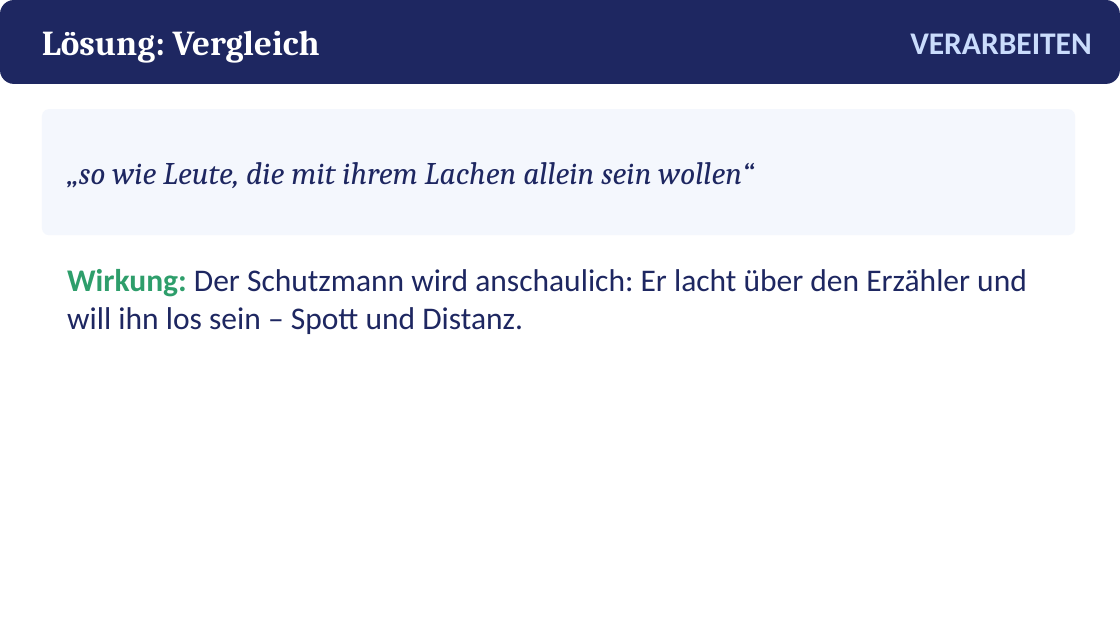
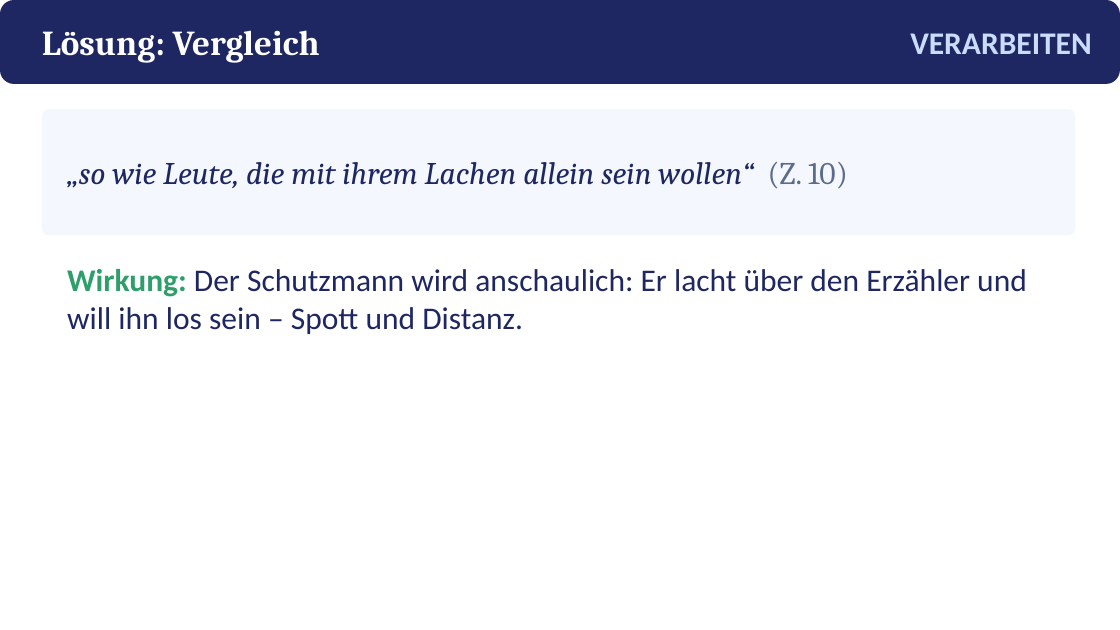
Before and after one commit to golzkonstantin-gif/Schule, a slide deck: slide 12 of Deutsch_11/Kafka_Gibs_auf/Praesentation_Gibs_auf.pptx. Drawn at 1120x630 pixels with LibreOffice and Linux fonts; fonts in the diff are those of the drawing. Boxes give left, top, right and bottom in pixels: in the first picture for what was removed or moved away, otherwise in the second. Text is boxed around its words. In the diff, an @@ line names an element or a change of style, - is before the commit and + after.

```diff
--- a/Deutsch_11/Kafka_Gibs_auf/Praesentation_Gibs_auf.pptx
+++ b/Deutsch_11/Kafka_Gibs_auf/Praesentation_Gibs_auf.pptx
@@ text at [67, 162, 848, 189]: text changed @@
-„so wie Leute, die mit ihrem Lachen allein sein wollen“
+„so wie Leute, die mit ihrem Lachen allein sein wollen“ (Z. 10)
```
Also in this commit, not shown: 5 other slides changed, 12 other files.
